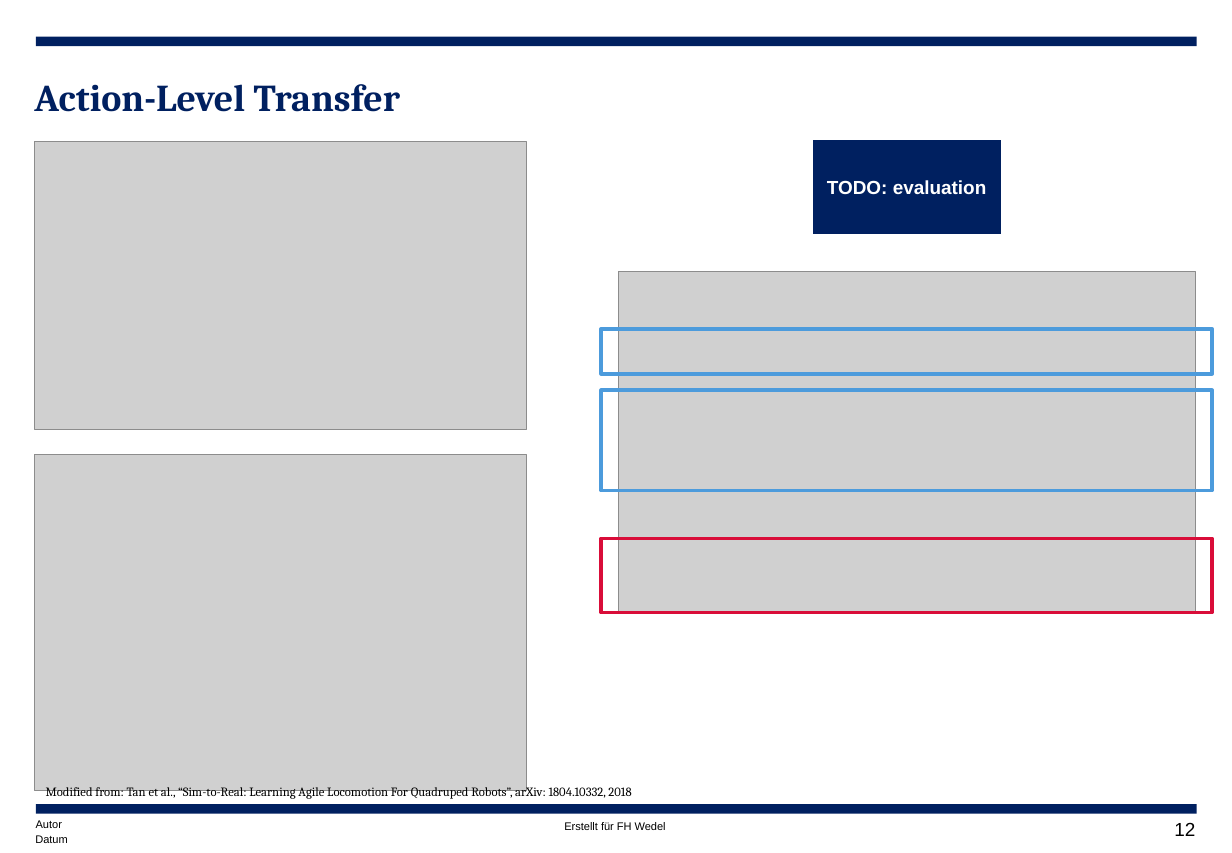
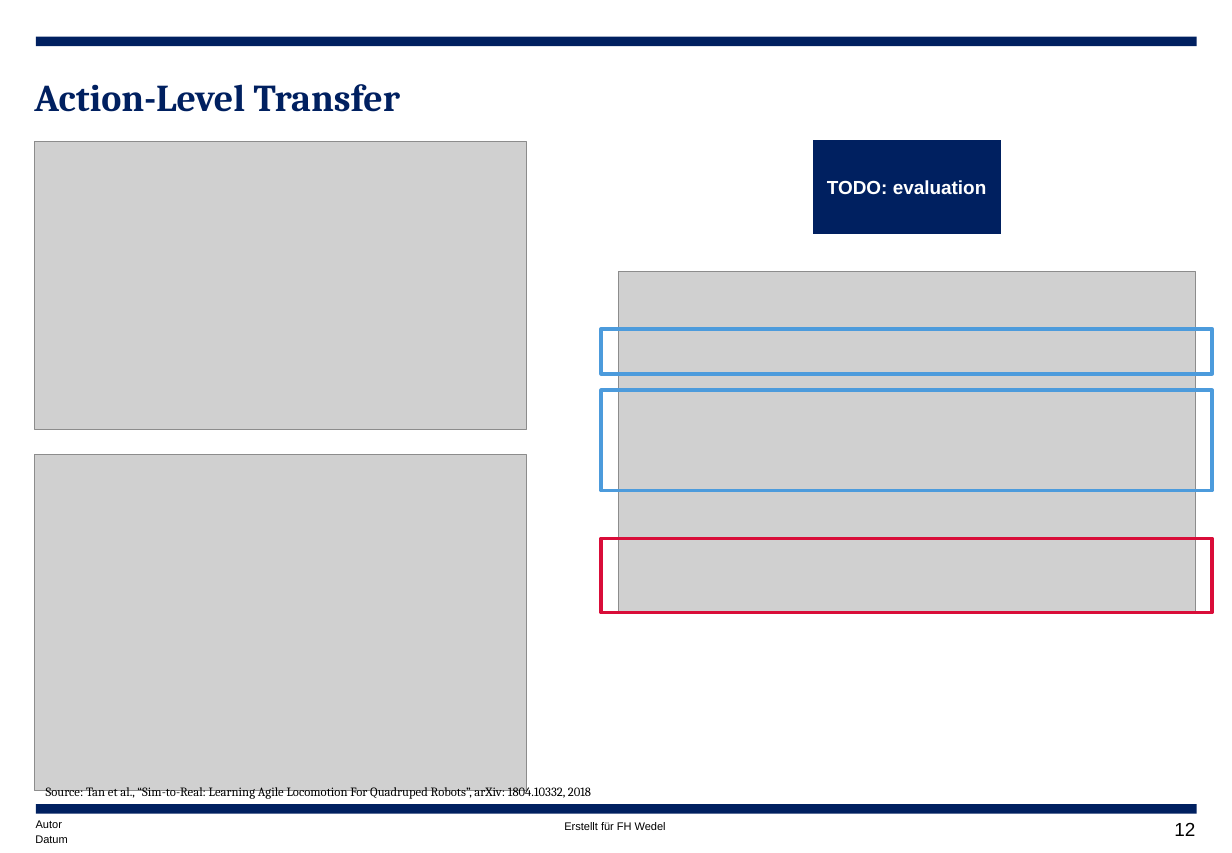
Before and after one commit to timKnds/Seminar, a slide deck: slide 13 of Sim-To-Real Transfer.pptx. Drawn at 1232x853 pixels with LibreOffice and Linux fonts; fonts in the diff are those of the drawing; grey boxes stand for pictures. Boxes give left, top, right and bottom in pixels: in the first picture for what was removed or moved away, otherwise in the second. Text is boxed around its words. In the diff, an @@ line names an element or a change of style, - is before the commit and + after.

Commit message:
changed presentation

```diff
--- a/Sim-To-Real Transfer.pptx
+++ b/Sim-To-Real Transfer.pptx
@@ text at [46,784,591,799]: text changed @@
-Modified from: Tan et al., “Sim-to-Real: Learning Agile Locomotion For Quadruped Robots”, arXiv: 1804.10332, 2018
+Source: Tan et al., “Sim-to-Real: Learning Agile Locomotion For Quadruped Robots”, arXiv: 1804.10332, 2018
```
Also in this commit, not shown: 4 other slides changed, 3 slides added.
